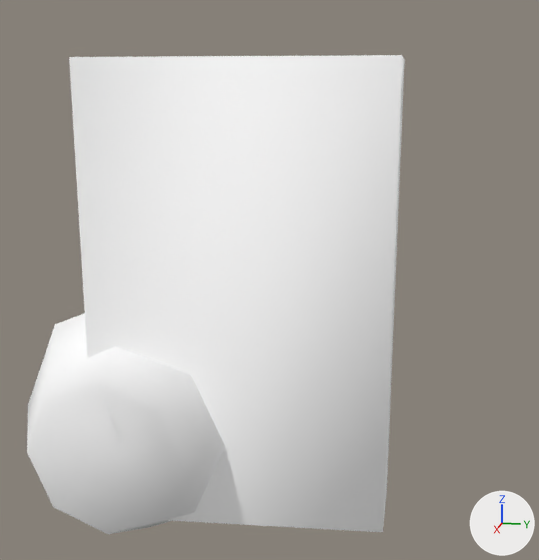
What one commit did to the OBJ model Assets/Art/Nova1492/GXConverted/Models/Effects/CombatEffects/datan_common_powerac_c0975d72.obj.
The view is the same before and after, from a camera (50 mm lens) standing at (1.622, 0.306, 0.956) and looking at (-0.026, -0.024, 0.544). Every picture has the same lights, and +X, +Y and +Z are marked at lower right. The picture after the commit comes second. Where no turn or scale is listed for an object, it has been applied to the vertices.

Objects in the first picture: 'datan_common_powerac_c0975d72'.
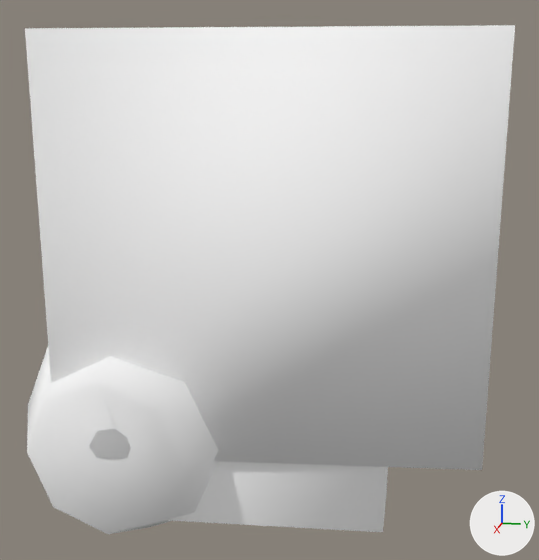
Boxes [x1, y1, x2, y2] around the edits, measured in the pictures (539 x 560 px):
'datan_common_powerac_c0975d72_mesh01', added
    after: [25, 25, 515, 470]
'datan_common_powerac_c0975d72', unchanged, covered by the edit
    before: [27, 55, 405, 534]
    after: [27, 347, 388, 534]

The change, as a diff of the scene's bpy script:
```diff
--- a/Assets/Art/Nova1492/GXConverted/Models/Effects/CombatEffects/datan_common_powerac_c0975d72.obj.py
+++ b/Assets/Art/Nova1492/GXConverted/Models/Effects/CombatEffects/datan_common_powerac_c0975d72.obj.py
@@ me_datan_common_powerac_c0975d72_mesh01 @@
+me_datan_common_powerac_c0975d72_mesh01.from_pydata([(-0.197, -0.47, 0.166), (-0.076, 0.469, 0.166), (0.076, 0.469, 0.166), (0.197, -0.47, 0.166), (-0.197, -0.47, 1.086), (0.197, -0.47, 1.086), (0.076, 0.469, 1.086), (-0.076, 0.469, 1.086)], [], [(0, 1, 2), (2, 3, 0), (4, 5, 6), (6, 7, 4), (0, 3, 5), (5, 4, 0), (3, 2, 6), (6, 5, 3), (2, 1, 7), (7, 6, 2), (1, 0, 4), (4, 7, 1)])
+me_datan_common_powerac_c0975d72_mesh01.materials.append(mat_datan_common_powerac_c0975d72)  # its picture is missing
@@ ob_datan_common_powerac_c0975d72_mesh01 @@
+ob_datan_common_powerac_c0975d72_mesh01 = bpy.data.objects.new('datan_common_powerac_c0975d72_mesh01', me_datan_common_powerac_c0975d72_mesh01)
+ob_datan_common_powerac_c0975d72_mesh01.location = (0.0, 0.0, 0.0)
```
